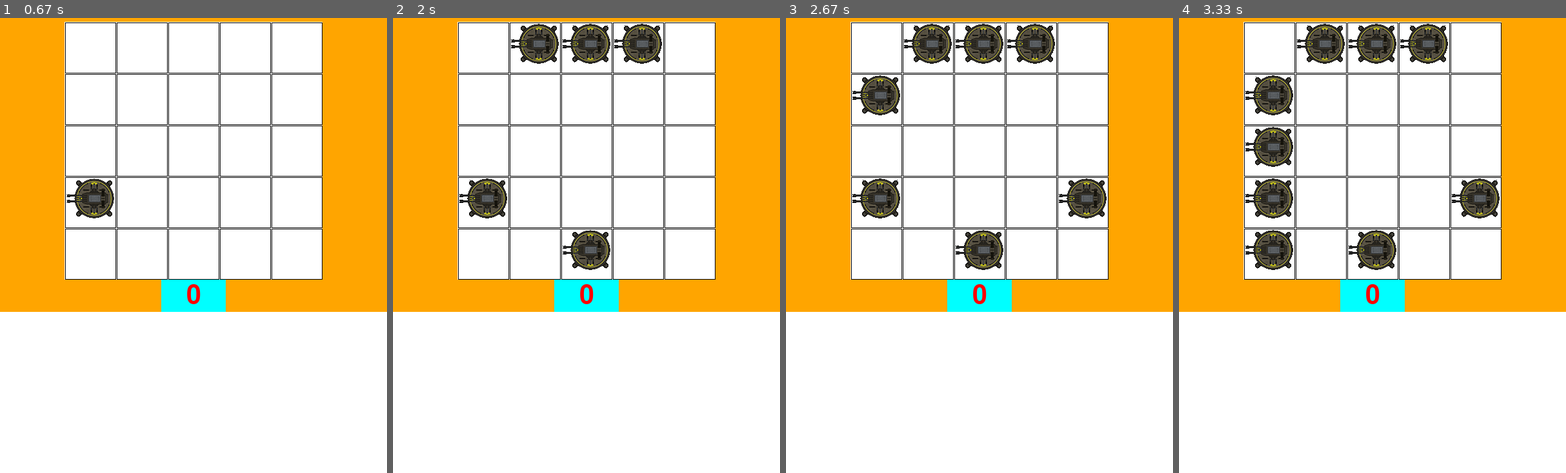
Above: before the commit, frames 1-4 (left to right).
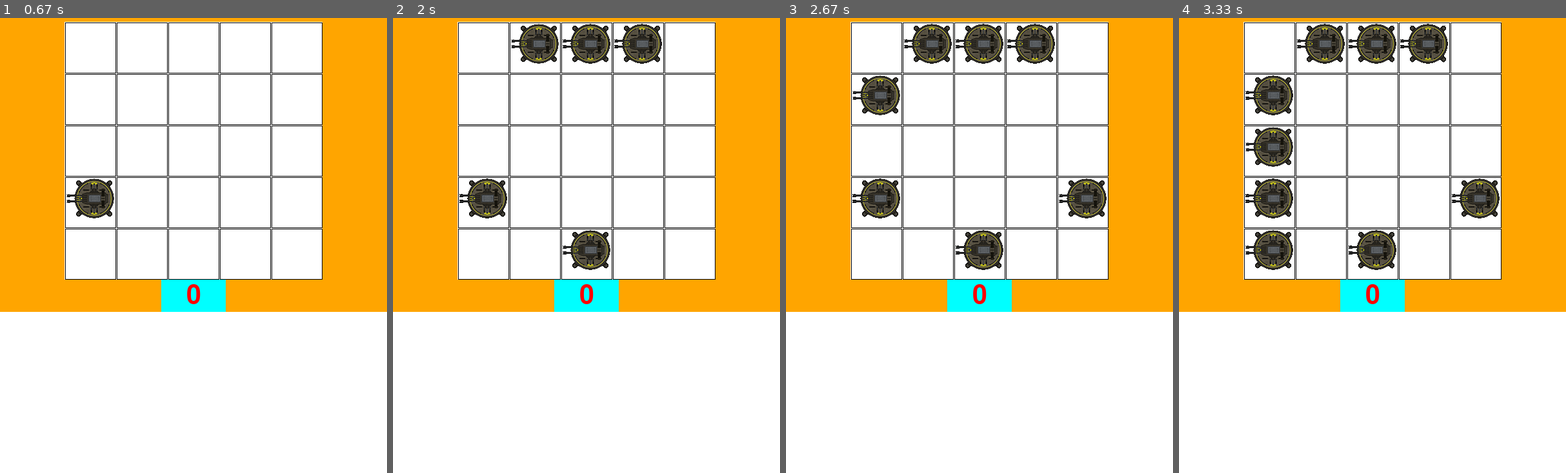
Above: after the commit, the same moments.

Repository: qwe-png/pygame-project-yandex
Game: pygame game, started from main.py
The game is run twice, just before and just after one commit, with the same random seed, the same clock (stepped at 60 frames per second) and the same inputs.
Inputs (mouse positions are in pixels of both pictures, inside the frame that each line leads up to):
- Up to frame 1 (0.67 s): press the mouse at (100, 218) at 0.37 s; move the mouse to (166, 272) at 0.47 s; release the mouse at (232, 331) at 0.6 s
- Up to frame 2 (2 s): click (644, 36) at 0.72 s; click (594, 40) at 1.05 s; click (586, 277) at 1.38 s; click (524, 45) at 1.72 s
- Up to frame 3 (2.67 s): click (1099, 204) at 2.05 s; click (867, 113) at 2.38 s
- Up to frame 4 (3.33 s): click (1264, 272) at 2.72 s; click (1287, 172) at 3.05 s

Frame 1 is identical in both runs. In frame 2, less than 0.1% of the frame differs, in the area x 17-69%, y 1-44%; in frame 3, less than 0.1%; in frame 4, less than 0.1%, in the area x 17-83%, y 1-56%.

Commit message:
Сделал класс врага и игрока, указал улучшения которые нужно сделать в разделе "TODO"

Diff:
--- a/main.py
+++ b/main.py
@@ -41,9 +41,49 @@
 
 all_sprites = pygame.sprite.Group()
 tower_group = pygame.sprite.Group()
+enemy_group = pygame.sprite.Group()
 
 tower_image = load_image('tower.png')
 tower_width = tower_height = 80
+
+enemy_image = load_image("enemy.png")
+
+
+# TODO нужно сделать отображение здоровья и очков игрока
+class Player:
+    def __init__(self):
+        self.health = 10
+        self.points = 0
+
+
+# TODO нужно доделать класс ENEMY, понять, почему враг не рисуется
+class Enemy(pygame.sprite.Sprite):
+    def __init__(self):
+        pygame.sprite.Sprite.__init__(enemy_group, all_sprites)
+        self.x = 0
+        self.y = 0
+        self.image = enemy_image
+        self.rect = self.image.get_rect().move(self.x, self.y)
+
+        self.level = 0
+        self.health = 0
+        self.speed = 2
+
+    def update(self, *args):
+        if self.x == 10 and self.y > 10:
+            self.y -= self.speed / args[0]
+            self.rect = self.rect.move(self.x, self.y)
+        elif self.x == 10 and self.y <= 10:
+            self.x += self.speed / args[0]
+            self.rect = self.rect.move(self.x, self.y)
+        elif self. x >= 590 and self.y <= 10:
+            self.y += self.speed / args[0]
+            self.rect = self.rect.move(self.x, self.y)
+        else:
+            self.die()
+
+    def die(self):
+        self.kill()
 
 
 class Tower(pygame.sprite.Sprite):
@@ -92,7 +132,7 @@
 
                 if self.board[y][x] >= 1:
                     Tower(x, y, self.left, self.top)
-                    tower_group.draw(screen)
+        tower_group.draw(screen)
 
 
 
@@ -134,9 +174,12 @@
 board = Board(x, y)
 board.set_view(100, 100, 80)
 
-
+fps = 60
+clock = pygame.time.Clock()
+
+en = Enemy()
 while True:
-
+    screen.fill(pygame.Color("orange"))
     for event in pygame.event.get():
         if event.type == pygame.QUIT:
             terminate()
@@ -152,8 +195,7 @@
                 provershit = True
             else:
                 provershit = False
-
-
-    screen.fill(pygame.Color("orange"))
     board.render(screen)
+    enemy_group.draw(screen)
+    # enemy_group.update(event, fps)
     pygame.display.flip()
Binary file added: data/enemy.png
